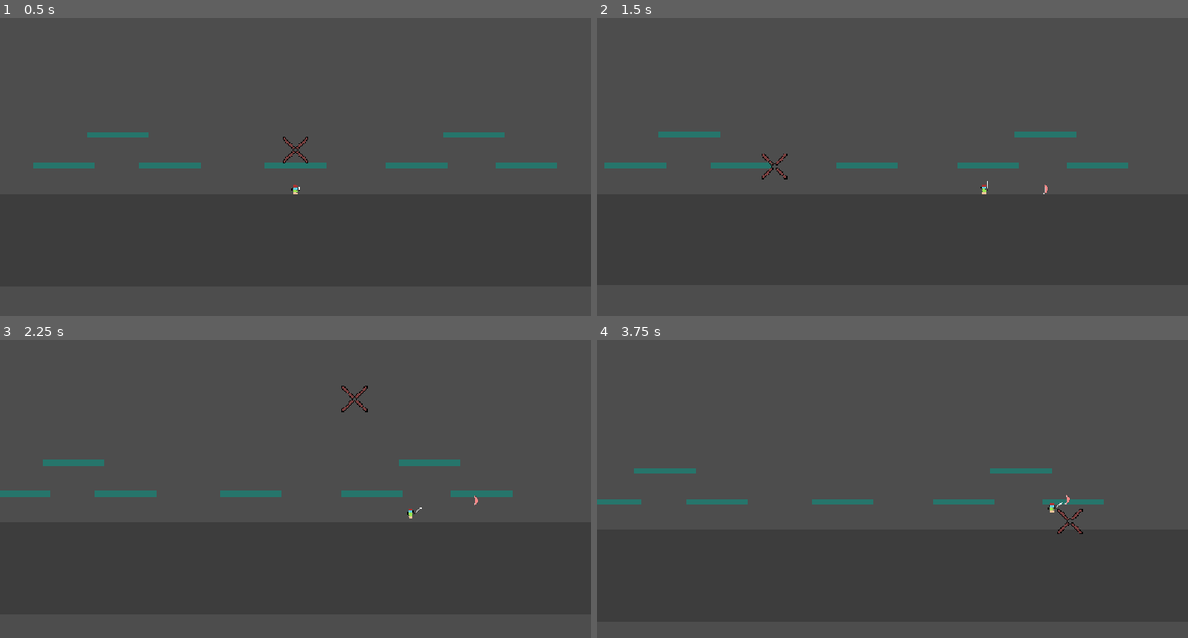
Above: before the commit, frames 1-4 (two rows, left to right).
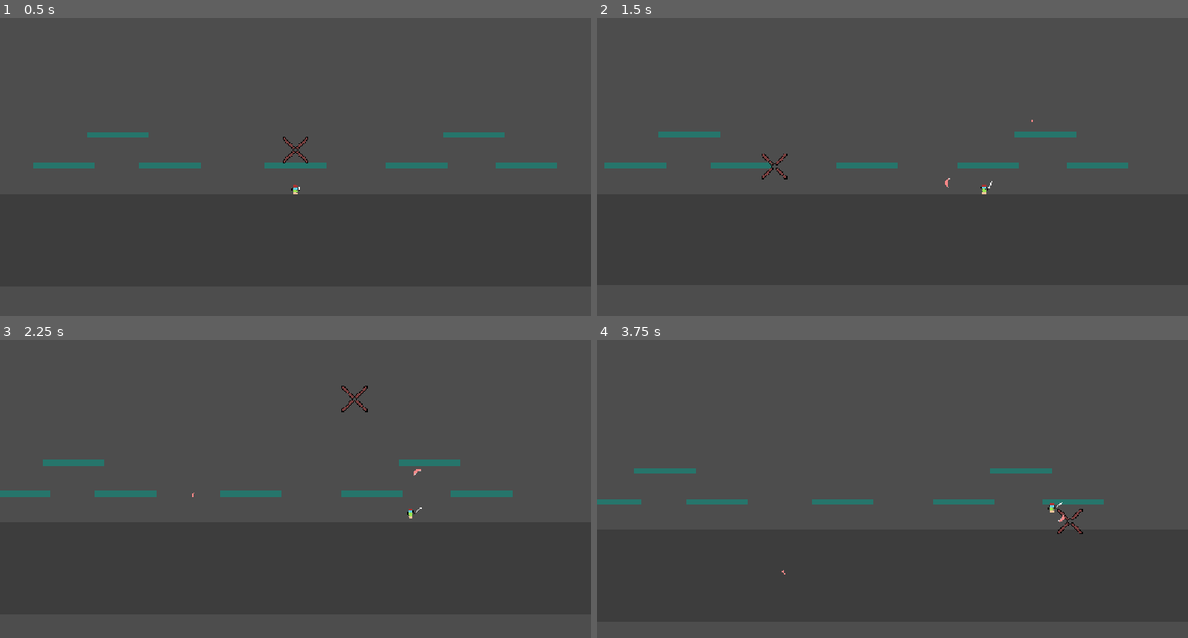
Above: after the commit, the same moments.

Repository: AvSBF/layer-defence
Game: Godot game, scene res://Scenes/World.tscn
Two runs of this game, one before a commit and one after it. Both use one fixed random seed, a clock stepped at 60 frames per second and the inputs below.
Inputs (mouse positions are in pixels of both pictures, inside the frame that each line leads up to):
- Up to frame 1 (0.5 s): no input
- Up to frame 2 (1.5 s): move the mouse to (1022, 134) at 0.52 s; press the mouse at (1022, 134) at 0.53 s; hold D (key_right) from 0.53 s (still down); tap Space (jump) at 0.77 s; move the mouse to (774, 167) at 1.27 s; release the mouse at (774, 167) at 1.28 s; click (774, 167) at 1.35 s
- Up to frame 3 (2.25 s): tap Space (jump) at 1.52 s; move the mouse to (354, 399) at 2.02 s; release D (key_right) at 2.03 s; press the mouse at (354, 399) at 2.03 s; hold A (key_left) from 2.03 s (still down)
- Up to frame 4 (3.75 s): move the mouse to (862, 539) at 2.77 s; release A (key_left) at 2.78 s; release the mouse at (862, 539) at 2.78 s; hold D (key_right) from 2.78 s (still down); click (862, 539) at 2.85 s; tap Space (jump) at 3.02 s; move the mouse to (1069, 521) at 3.52 s; press the mouse at (1069, 521) at 3.53 s

Frame 1 is identical in both runs. In frame 2, less than 0.1% of the frame differs, in the area x 58-77%, y 34-60%; in frame 3, less than 0.1%; in frame 4, less than 0.1%.

Commit message:
refactor: tweak weapon and player attack logic

Diff:
--- a/Resources/Prefabs/Enemy/Enemy.tscn
+++ b/Resources/Prefabs/Enemy/Enemy.tscn
@@ -23,6 +23,7 @@
 collision_mask = 3
 
 [node name="ColorRect" type="ColorRect" parent="." unique_id=81728546]
+mouse_filter = 2
 offset_left = -4.5
 offset_top = -16.0
 offset_right = 4.5
--- a/Resources/Prefabs/Platform.tscn
+++ b/Resources/Prefabs/Platform.tscn
@@ -8,6 +8,7 @@
 collision_mask = 1
 
 [node name="ColorRect" type="ColorRect" parent="." unique_id=1856586483]
+mouse_filter = 2
 z_index = -1
 offset_left = -100.0
 offset_top = -10.0
--- a/Resources/Prefabs/Weapons/weapon_wave.tscn
+++ b/Resources/Prefabs/Weapons/weapon_wave.tscn
@@ -4,18 +4,17 @@
 [ext_resource type="Texture2D" uid="uid://cl5ppak5kmji4" path="res://Aseprites/Debug/Weapon_Wave.png" id="1_gum5i"]
 
 [sub_resource type="Animation" id="Animation_gum5i"]
-length = 0.001
 tracks/0/type = "value"
 tracks/0/imported = false
 tracks/0/enabled = true
-tracks/0/path = NodePath("Sprite2D:texture")
+tracks/0/path = NodePath("Sprite2D:scale")
 tracks/0/interp = 1
 tracks/0/loop_wrap = true
 tracks/0/keys = {
-"times": PackedFloat32Array(0),
-"transitions": PackedFloat32Array(1),
-"update": 1,
-"values": [ExtResource("1_gum5i")]
+"times": PackedFloat32Array(0, 0.8, 1),
+"transitions": PackedFloat32Array(1, 1, 0.1339719),
+"update": 0,
+"values": [Vector2(1, 1), Vector2(0.85, 0.85), Vector2(0, 0)]
 }
 
 [sub_resource type="Animation" id="Animation_6jt38"]
@@ -41,7 +40,6 @@
 
 [node name="WeaponWave" type="StaticBody2D" unique_id=540317355]
 script = ExtResource("1_6jt38")
-move_speed = null
 
 [node name="Sprite2D" type="Sprite2D" parent="." unique_id=596941728]
 texture = ExtResource("1_gum5i")
@@ -50,3 +48,4 @@
 
 [node name="AnimationPlayer" type="AnimationPlayer" parent="." unique_id=1071360432]
 libraries/ = SubResource("AnimationLibrary_ut7as")
+autoplay = &"RESET"
--- a/Scenes/World.tscn
+++ b/Scenes/World.tscn
@@ -22,6 +22,7 @@
 position = Vector2(0, 191)
 
 [node name="ColorRect" type="ColorRect" parent="Floor" unique_id=54723674]
+mouse_filter = 2
 offset_left = -2000.0
 offset_top = -152.0
 offset_right = 2000.0
@@ -62,6 +63,7 @@
 scale = Vector2(1, 5)
 
 [node name="borderColor" type="ColorRect" parent="Borders/Border" unique_id=128847484]
+mouse_filter = 2
 anchors_preset = 8
 anchor_left = 0.5
 anchor_top = 0.5
@@ -84,6 +86,7 @@
 scale = Vector2(1, 5)
 
 [node name="borderColor" type="ColorRect" parent="Borders/Border2" unique_id=488421897]
+mouse_filter = 2
 anchors_preset = 8
 anchor_left = 0.5
 anchor_top = 0.5
--- a/Scripts/Player/player_attack_controller.gd
+++ b/Scripts/Player/player_attack_controller.gd
@@ -9,6 +9,13 @@
 func _ready() -> void:
 	weapon_animation.animation_finished.connect(_on_animation_finished)
 
+func attack_with_direction(click_direction : Vector2):
+	if is_attacking:
+		return
+	weapon_animation.play("SwordSwingAnimation")
+	is_attacking = true
+	_spawn_wave(click_direction)
+
 func attack():
 	if is_attacking:
 		return
@@ -19,11 +26,10 @@
 func _on_animation_finished():
 	is_attacking = false
 
-func _spawn_wave():
+func _spawn_wave(direction : Vector2 = Vector2.RIGHT) -> Node2D:
 	var wave_instance = weapon_wave.instantiate()
 	var weapon_position : Vector2 = $"../Weapon".global_position
-	var player : Node = get_parent()
-	var is_left : bool = player.get_meta("looking_left") if player.has_meta("looking_left") else false
 	wave_instance.global_position = weapon_position
-	wave_instance.set_direction(is_left)
-	player.get_parent().add_child(wave_instance)
+	wave_instance.set_direction(direction)
+	get_parent().get_parent().add_child(wave_instance)
+	return wave_instance
--- a/Scripts/Player/player_controller.gd
+++ b/Scripts/Player/player_controller.gd
@@ -12,7 +12,7 @@
 func _unhandled_input(event: InputEvent) -> void:
 	_correct_turn()
 	if event.is_action_pressed("attack"):
-		attack_controller.attack()
+		attack_controller.attack_with_direction((get_global_mouse_position() - global_position).normalized())
 
 func _correct_turn():
 	if velocity.x > 0:
--- a/Scripts/Weapons/weapon_wave_controller.gd
+++ b/Scripts/Weapons/weapon_wave_controller.gd
@@ -4,18 +4,18 @@
 @export var move_speed : float = 600
 @export var destroy_time : float = 1
 var can_move : bool = false
-var direction : float
+var direction : Vector2
 
 func _ready() -> void:
 	get_tree().create_timer(destroy_time).timeout.connect(queue_free)
 
-func set_direction(is_left : bool):
-	direction = -1 if is_left else 1
-	if direction == -1:
-		scale.x = -scale.x
+func set_direction(dir : Vector2):
+	direction = dir.normalized()
+	rotation = direction.angle()
 	can_move = true
+	$AnimationPlayer.play("RESET")
 
 func _process(delta: float) -> void:
 	if not can_move:
 		return
-	global_position.x += direction * move_speed * delta
+	global_position += direction * move_speed * delta
